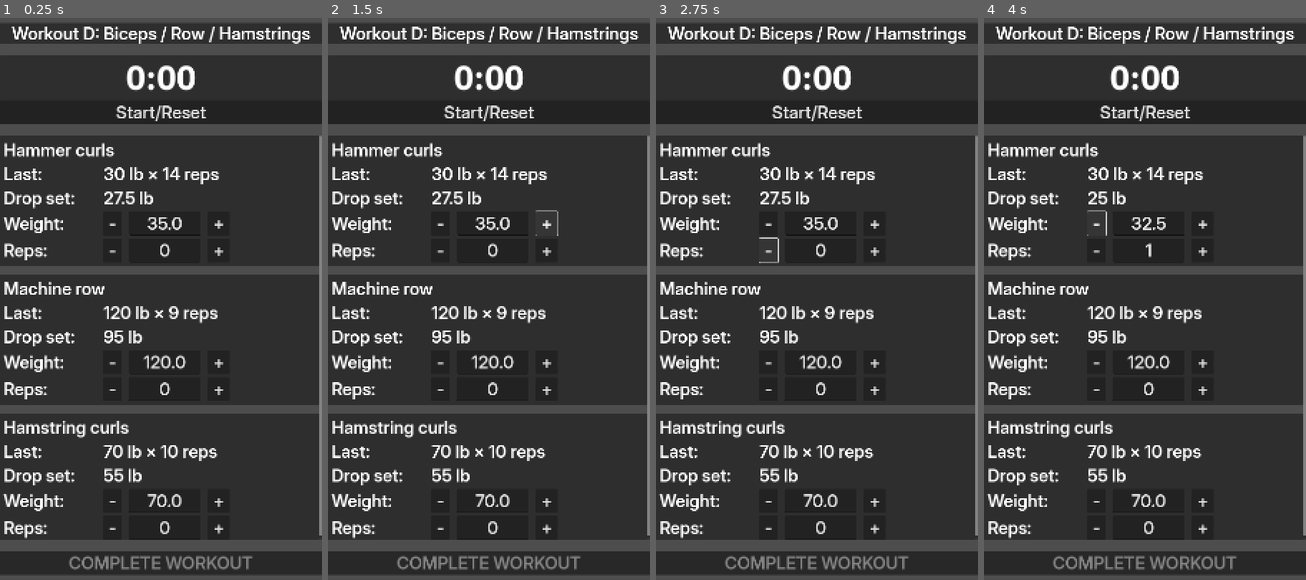
Above: before the commit, frames 1-4 (left to right).
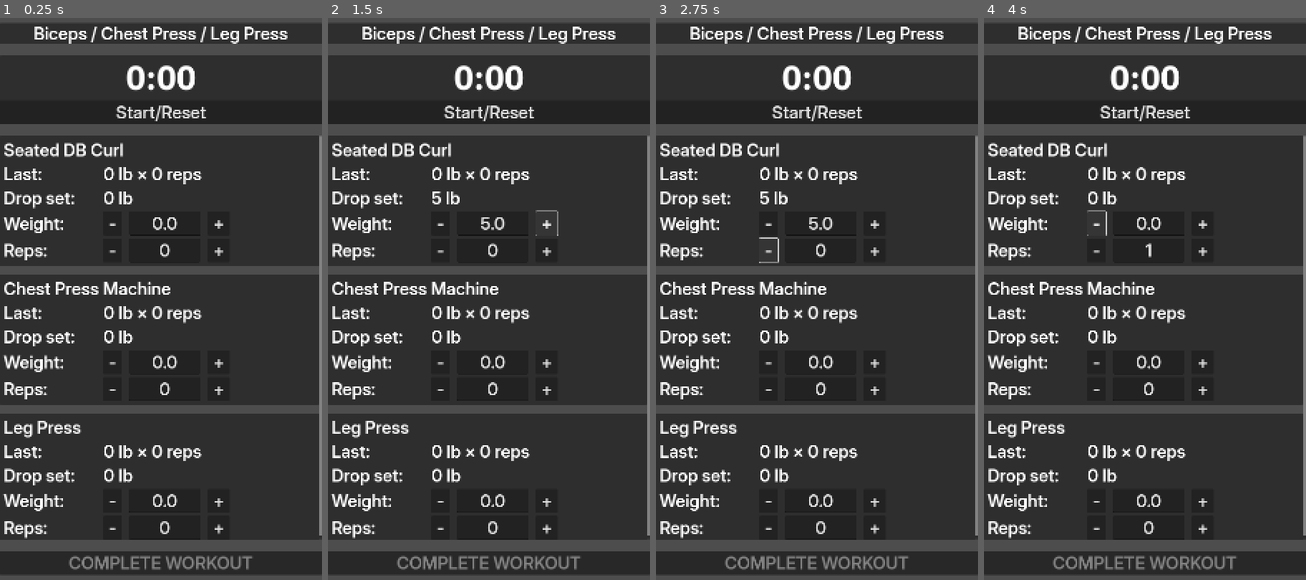
Above: after the commit, the same moments.

Repository: DanielMcPherson/workout-tracker
Game: Godot game, scene res://main.tscn
Two runs of this game, one before a commit and one after it. Both use one fixed random seed, a clock stepped at 60 frames per second and the inputs below.
Inputs:
- Up to frame 1 (0.25 s): no input
- Up to frame 2 (1.5 s): click "-" at 0.5 s; click "+" at 1.25 s
- Up to frame 3 (2.75 s): click "-" at 2 s
- Up to frame 4 (4 s): click "+" at 2.75 s; click "-" at 3.5 s

The runs differ from the first frame. In frame 1, 5.6% of the frame differs, in the area x 1-97%, y 1-87%; in frame 2, 5.6%; in frame 3, 5.6%; in frame 4, 5.6%.

Commit message:
Load config json

Diff:
--- a/exercise_panel.gd
+++ b/exercise_panel.gd
@@ -2,7 +2,7 @@
 
 signal reps_changed
 
-@export var weight_step: float = 2.5
+@export var weight_step: float = 5.0
 @export var min_weight: float = 0.0
 @export var max_weight: float = 999.9
 @export var drop_set_factor: float = 0.80	# 80% of working weight
@@ -37,6 +37,7 @@
 
 func set_exercise_name(exercise_name: String) -> void:
 	title_label.text = exercise_name
+
 
 func set_last(weight: float, reps: int) -> void:
 	# Example format: "30 lb × 11 reps"
--- a/main.gd
+++ b/main.gd
@@ -1,4 +1,6 @@
 extends Control
+
+@onready var workout_title_label: Label = $MainMargin/MainVBox/TitlePanel/MarginContainer/WorkoutTitleLabel
 
 @onready var exercise1: PanelContainer = $MainMargin/MainVBox/ScrollContainer/ExerciseVBox/ExercisePanel1
 @onready var exercise2: PanelContainer = $MainMargin/MainVBox/ScrollContainer/ExerciseVBox/ExercisePanel2
@@ -13,6 +15,9 @@
 var _timer_running: bool = false
 
 var _complete_dialog: ConfirmationDialog
+
+const CONFIG_PATH := "res://program_config.json"
+var _program_config: Dictionary = {}
 
 func _ready() -> void:
 		# Create and configure the internal tick timer
@@ -47,16 +52,94 @@
 	# When user taps OK in the dialog, run our completion logic
 	_complete_dialog.confirmed.connect(_on_complete_confirmed)
 
-	# Test setting weights
-	exercise1.set_exercise_name("Hammer curls")
-	exercise1.set_last(30, 14)
-	exercise1.set_weight(35)
-	exercise2.set_exercise_name("Machine row")
-	exercise2.set_last(120, 9)
-	exercise2.set_weight(120)
-	exercise3.set_exercise_name("Hamstring curls")
-	exercise3.set_last(70, 10)
-	exercise3.set_weight(70)
+	# Load the program config
+	_load_program_config()
+
+
+func _load_program_config() -> void:
+	var file := FileAccess.open(CONFIG_PATH, FileAccess.READ)
+	if file == null:
+		push_error("Could not open %s (error %d)" % [CONFIG_PATH, FileAccess.get_open_error()])
+		return
+
+	var text := file.get_as_text()
+
+	var data: Dictionary = JSON.parse_string(text)
+	if data.is_empty():
+		push_error("Invalid JSON: empty or failed to parse in %s" % CONFIG_PATH)
+		return
+
+	if typeof(data) != TYPE_DICTIONARY:
+		push_error("Invalid JSON format in %s" % CONFIG_PATH)
+		return
+
+	_program_config = data
+	_apply_current_workout()
+
+
+func _apply_current_workout() -> void:
+	if _program_config.is_empty():
+		return
+
+	var meta: Dictionary = _program_config.get("meta", {})
+	var workouts: Array = _program_config.get("workouts", [])
+	if workouts.is_empty():
+		push_error("No workouts defined in program_config.json")
+		return
+
+	var current_index: int = int(meta.get("current_workout_index", 0))
+	current_index = clamp(current_index, 0, workouts.size() - 1)
+
+	var workout: Dictionary = workouts[current_index]
+
+	var workout_name: String = workout.get("name")
+	workout_title_label.text = workout_name
+
+	var exercise_ids: Array = workout.get("exercises", [])
+	if exercise_ids.size() < 3:
+		push_error("Workout %s does not have 3 exercises" % str(workout.get("id", "?")))
+		return
+
+	var exercise_map: Dictionary = _program_config.get("exercises", {})
+
+	_setup_exercise_panel(exercise1, exercise_ids[0], exercise_map)
+	_setup_exercise_panel(exercise2, exercise_ids[1], exercise_map)
+	_setup_exercise_panel(exercise3, exercise_ids[2], exercise_map)
+
+
+func _setup_exercise_panel(panel: Node, exercise_id: String, exercise_map: Dictionary) -> void:
+	if not exercise_map.has(exercise_id):
+		push_error("Exercise id '%s' not found in config" % exercise_id)
+		return
+
+	var data: Dictionary = exercise_map[exercise_id]
+	var exercise_name: String = data.get("name", exercise_id)
+
+	var last_weight_raw = data.get("last_weight", null)
+	var last_reps_raw = data.get("last_reps", null)
+
+	# Treat null as "no previous data" → 0 for now
+	var last_weight: float = 0.0
+	var last_reps: int = 0
+
+	if last_weight_raw != null:
+		last_weight = float(last_weight_raw)
+	if last_reps_raw != null:
+		last_reps = int(last_reps_raw)
+
+	# Set exercise name
+	if panel.has_method("set_exercise_name"):
+		panel.set_exercise_name(exercise_name)
+
+	# Show "Last: X lb × Y reps" (or whatever your panel does)
+	if panel.has_method("set_last"):
+		panel.set_last(last_weight, last_reps)
+
+	# Pre-fill working weight with last_weight (and update drop-set label)
+	if panel.has_method("set_weight"):
+		panel.set_weight(last_weight)
+
+
 
 func _on_timer_button_pressed() -> void:
 	# "Start/Reset": always reset to 0 and ensure the timer is running.
--- /dev/null
+++ b/program_config.json
@@ -0,0 +1,135 @@
+{
+  "meta": {
+    "current_workout_index": 0
+  },
+
+  "workouts": [
+    {
+      "id": "A",
+      "name": "Biceps / Chest Press / Leg Press",
+      "exercises": [
+        "seated_db_curl",
+        "chest_press_machine",
+        "leg_press"
+      ]
+    },
+    {
+      "id": "B",
+      "name": "Triceps / Pulldown / Rear Delts",
+      "exercises": [
+        "triceps_pushdown_bar",
+        "lat_pulldown",
+        "reverse_pec_deck"
+      ]
+    },
+    {
+      "id": "C",
+      "name": "Shoulder Press / Chest Fly / Weighted Crunch",
+      "exercises": [
+        "shoulder_press_bar",
+        "chest_fly_machine",
+        "weighted_crunch_machine"
+      ]
+    },
+    {
+      "id": "D",
+      "name": "Biceps / Row / Leg Curl",
+      "exercises": [
+        "hammer_curl_db",
+        "row_machine",
+        "leg_curl_machine"
+      ]
+    },
+    {
+      "id": "E",
+      "name": "Triceps / Laterals / Cable Woodchoppers",
+      "exercises": [
+        "oh_cable_extension",
+        "db_lateral_raise",
+        "cable_woodchopper"
+      ]
+    }
+  ],
+
+  "exercises": {
+    "seated_db_curl": {
+      "name": "Seated DB Curl",
+      "last_weight": null,
+      "last_reps": null
+    },
+    "chest_press_machine": {
+      "name": "Chest Press Machine",
+      "last_weight": null,
+      "last_reps": null
+    },
+    "leg_press": {
+      "name": "Leg Press",
+      "last_weight": null,
+      "last_reps": null
+    },
+
+    "triceps_pushdown_bar": {
+      "name": "Straight Bar Pushdown",
+      "last_weight": null,
+      "last_reps": null
+    },
+    "lat_pulldown": {
+      "name": "Lat Pulldown",
+      "last_weight": null,
+      "last_reps": null
+    },
+    "reverse_pec_deck": {
+      "name": "Reverse Pec Deck",
+      "last_weight": null,
+      "last_reps": null
+    },
+
+    "shoulder_press_bar": {
+      "name": "Shoulder Press (Bar / Fixed Bar Machine)",
+      "last_weight": null,
+      "last_reps": null
+    },
+    "chest_fly_machine": {
+      "name": "Chest Fly Machine (Pec Deck Fly)",
+      "last_weight": null,
+      "last_reps": null
+    },
+    "weighted_crunch_machine": {
+      "name": "Weighted Crunch Machine",
+      "last_weight": null,
+      "last_reps": null
+    },
+
+    "hammer_curl_db": {
+      "name": "DB Hammer Curl",
+      "last_weight": null,
+      "last_reps": null
+    },
+    "row_machine": {
+      "name": "Row Machine",
+      "last_weight": null,
+      "last_reps": null
+    },
+    "leg_curl_machine": {
+      "name": "Leg Curl Machine",
+      "last_weight": null,
+      "last_reps": null
+    },
+
+    "oh_cable_extension": {
+      "name": "Overhead Cable Extension",
+      "last_weight": null,
+      "last_reps": null
+    },
+    "db_lateral_raise": {
+      "name": "DB Lateral Raise",
+      "last_weight": null,
+      "last_reps": null
+    },
+    "cable_woodchopper": {
+      "name": "Cable Woodchoppers",
+      "last_weight": null,
+      "last_reps": null
+    }
+  }
+}
--- /dev/null
+++ b/program_config_default.json
@@ -0,0 +1,135 @@
+{
+  "meta": {
+    "current_workout_index": 0
+  },
+
+  "workouts": [
+    {
+      "id": "A",
+      "name": "Biceps / Chest Press / Leg Press",
+      "exercises": [
+        "seated_db_curl",
+        "chest_press_machine",
+        "leg_press"
+      ]
+    },
+    {
+      "id": "B",
+      "name": "Triceps / Pulldown / Rear Delts",
+      "exercises": [
+        "triceps_pushdown_bar",
+        "lat_pulldown",
+        "reverse_pec_deck"
+      ]
+    },
+    {
+      "id": "C",
+      "name": "Shoulder Press / Chest Fly / Weighted Crunch",
+      "exercises": [
+        "shoulder_press_bar",
+        "chest_fly_machine",
+        "weighted_crunch_machine"
+      ]
+    },
+    {
+      "id": "D",
+      "name": "Biceps / Row / Leg Curl",
+      "exercises": [
+        "hammer_curl_db",
+        "row_machine",
+        "leg_curl_machine"
+      ]
+    },
+    {
+      "id": "E",
+      "name": "Triceps / Laterals / Cable Woodchoppers",
+      "exercises": [
+        "oh_cable_extension",
+        "db_lateral_raise",
+        "cable_woodchopper"
+      ]
+    }
+  ],
+
+  "exercises": {
+    "seated_db_curl": {
+      "name": "Seated DB Curl",
+      "last_weight": null,
+      "last_reps": null
+    },
+    "chest_press_machine": {
+      "name": "Chest Press Machine",
+      "last_weight": null,
+      "last_reps": null
+    },
+    "leg_press": {
+      "name": "Leg Press",
+      "last_weight": null,
+      "last_reps": null
+    },
+
+    "triceps_pushdown_bar": {
+      "name": "Straight Bar Pushdown",
+      "last_weight": null,
+      "last_reps": null
+    },
+    "lat_pulldown": {
+      "name": "Lat Pulldown",
+      "last_weight": null,
+      "last_reps": null
+    },
+    "reverse_pec_deck": {
+      "name": "Reverse Pec Deck",
+      "last_weight": null,
+      "last_reps": null
+    },
+
+    "shoulder_press_bar": {
+      "name": "Shoulder Press (Bar / Fixed Bar Machine)",
+      "last_weight": null,
+      "last_reps": null
+    },
+    "chest_fly_machine": {
+      "name": "Chest Fly Machine (Pec Deck Fly)",
+      "last_weight": null,
+      "last_reps": null
+    },
+    "weighted_crunch_machine": {
+      "name": "Weighted Crunch Machine",
+      "last_weight": null,
+      "last_reps": null
+    },
+
+    "hammer_curl_db": {
+      "name": "DB Hammer Curl",
+      "last_weight": null,
+      "last_reps": null
+    },
+    "row_machine": {
+      "name": "Row Machine",
+      "last_weight": null,
+      "last_reps": null
+    },
+    "leg_curl_machine": {
+      "name": "Leg Curl Machine",
+      "last_weight": null,
+      "last_reps": null
+    },
+
+    "oh_cable_extension": {
+      "name": "Overhead Cable Extension",
+      "last_weight": null,
+      "last_reps": null
+    },
+    "db_lateral_raise": {
+      "name": "DB Lateral Raise",
+      "last_weight": null,
+      "last_reps": null
+    },
+    "cable_woodchopper": {
+      "name": "Cable Woodchoppers",
+      "last_weight": null,
+      "last_reps": null
+    }
+  }
+}
Not shown, changed: .gitignore
Not shown, added: workout_plan.md
